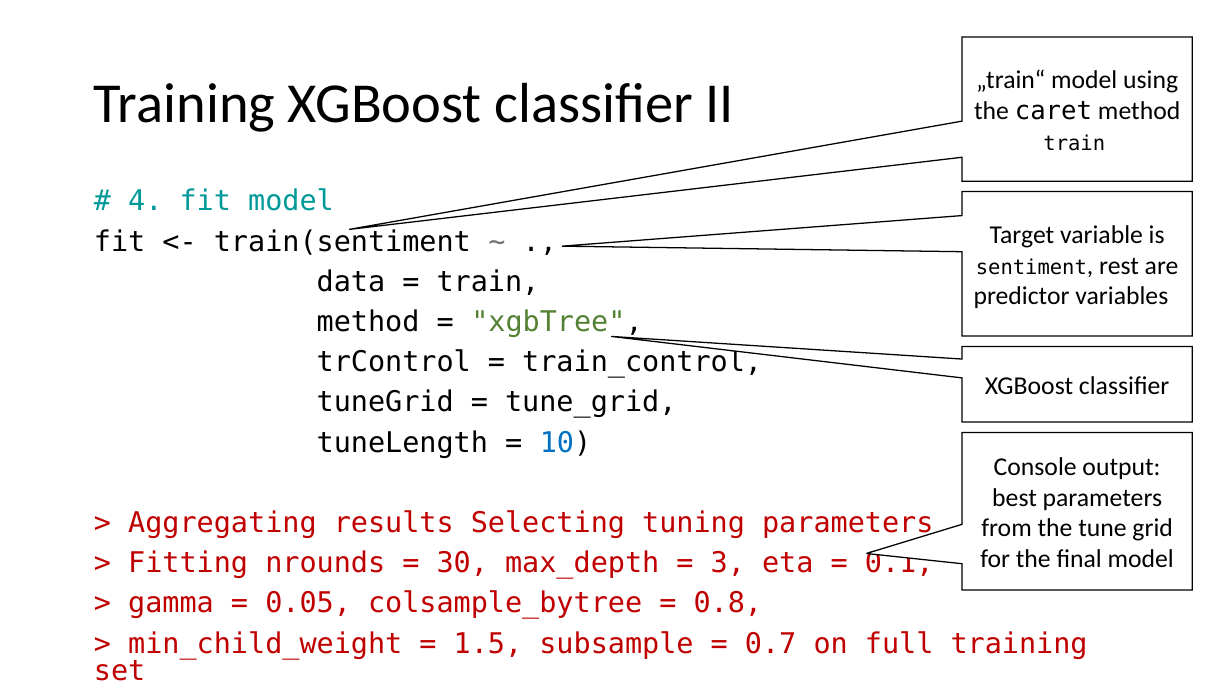
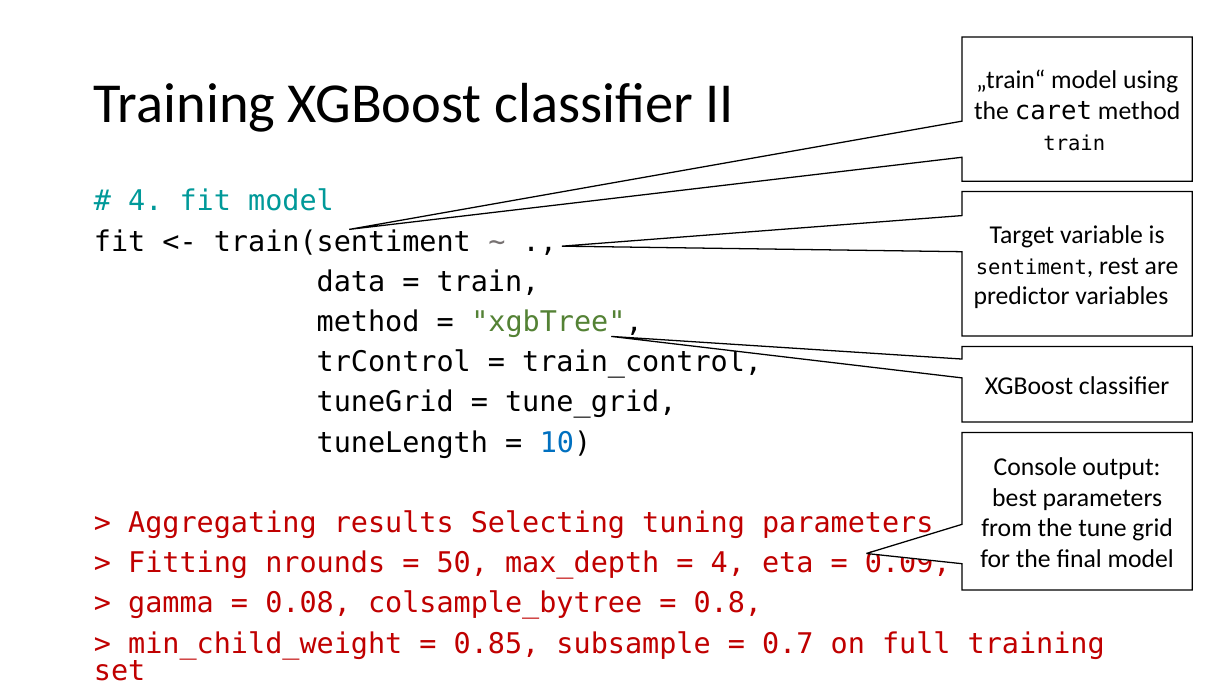
Before and after one commit to samuelstelzer/twitter_sentiment_analysis, a slide deck: slide 23 of handson_workshop.pptx. Drawn at 1232x693 pixels with LibreOffice and Linux fonts; fonts in the diff are those of the drawing. Boxes give left, top, right and bottom in pixels: in the first picture for what was removed or moved away, otherwise in the second. Text is boxed around its words. In the diff, an @@ line names an element or a change of style, - is before the commit and + after.

```diff
--- a/handson_workshop.pptx
+++ b/handson_workshop.pptx
@@ text at (x1=94, y1=549, x2=1105, y2=681): text changed @@
-> Fitting nrounds = 30, max_depth = 3, eta = 0.1,
-> gamma = 0.05, colsample_bytree = 0.8,
-> min_child_weight = 1.5, subsample = 0.7 on full training set
+> Fitting nrounds = 50, max_depth = 4, eta = 0.09,
+> gamma = 0.08, colsample_bytree = 0.8,
+> min_child_weight = 0.85, subsample = 0.7 on full training set
```
Also in this commit, not shown: 4 other slides changed, 6 other files.
